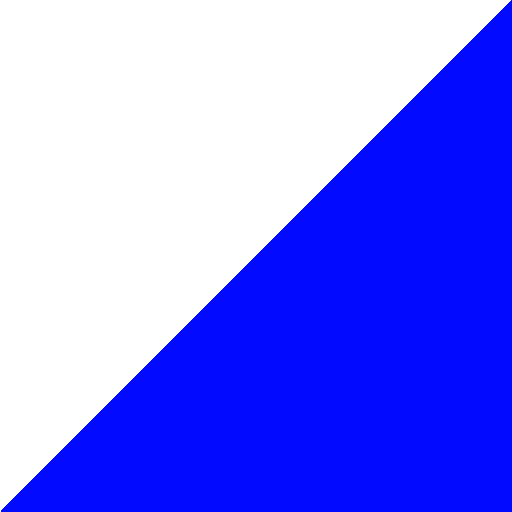
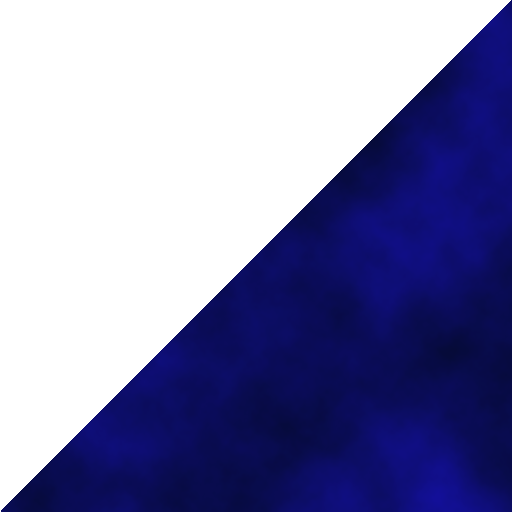
The second (512, 512) image is a revision of the first. Changes to its layers:
renamed "Layer 0" to "Layer 2", painted on it over [1, 0, 512, 512]
